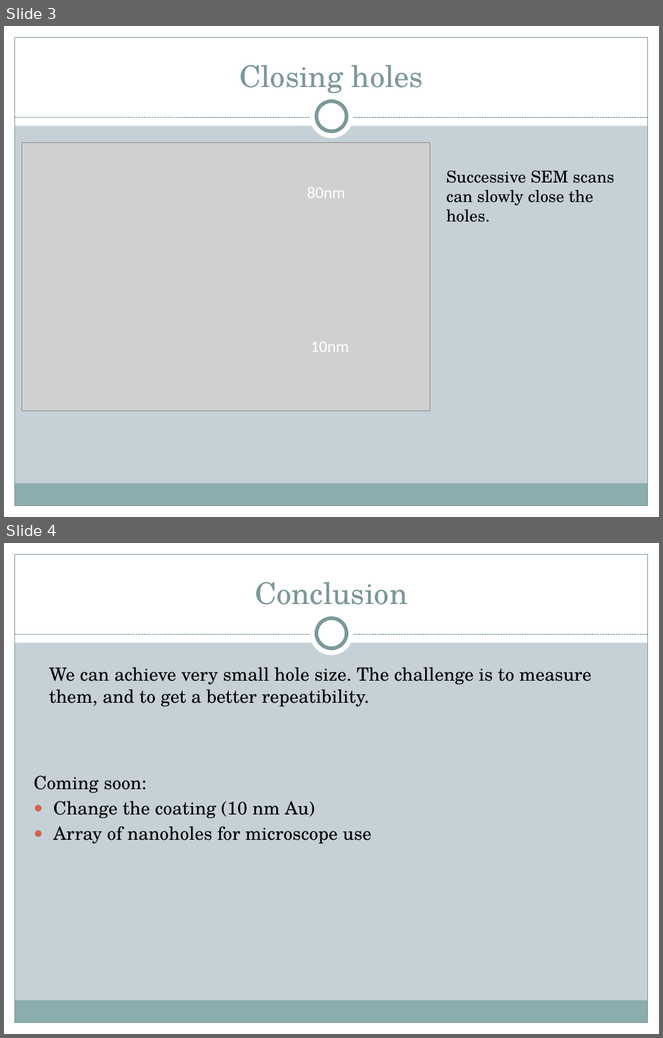
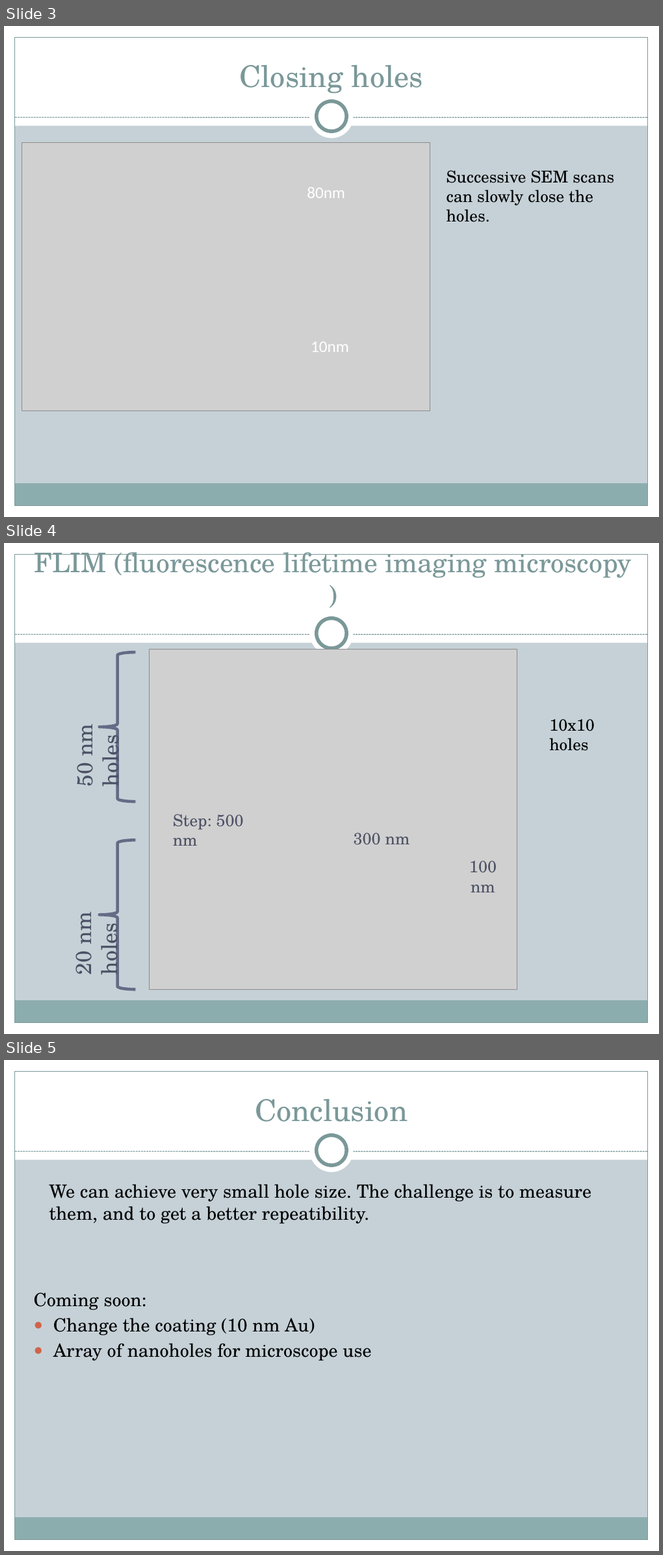
Before and after one commit to AdrienMau/Australie, a slide deck: Presentation/19juillet/Presentation-StageSwinburne-19Juillet.pptx. Shown one above the other, each under a label of ours: slides 3 and 4 before the commit, slides 3, 4 and 5 after it. The pictures are 663x1038 and 663x1555 pixels, drawn with LibreOffice and Linux fonts; fonts in the diff are those of the drawing; grey boxes stand for pictures. Boxes give left, top, right and bottom in pixels: in the first picture for what was removed or moved away, otherwise in the second. Text is boxed around its words. In the diff, an @@ line names an element or a change of style, - is before the commit and + after.

Commit message:
pres

```diff
--- a/Presentation/19juillet/Presentation-StageSwinburne-19Juillet.pptx
+++ b/Presentation/19juillet/Presentation-StageSwinburne-19Juillet.pptx
@@ slide 4 added at (4, 543, 659, 1034), background #C5D1D7; not listed: 9 template elements that a slide beside it also shows @@
@@ title added at (34, 552, 632, 578), 29.7 pt, text #7C999A @@
+FLIM (fluorescence lifetime imaging microscopy )
@@ left brace added at (100, 652, 136, 802), outline #646B86 3.25 pt @@
@@ picture added at (150, 649, 518, 989) @@
@@ text added at (68, 727, 126, 786), 24 pt, text #4B5064 @@
+50 nm holes
@@ text added at (549, 719, 595, 751), 18 pt, text #000000 @@
+10x10 holes
@@ text added at (173, 814, 244, 846), 18 pt, text #4B5064 @@
+Step: 500 nm
@@ text added at (354, 833, 410, 845), 18 pt, text #4B5064 @@
+300 nm
@@ left brace added at (100, 841, 136, 990), outline #646B86 3.25 pt @@
@@ text added at (469, 861, 497, 893), 18 pt, text #4B5064 @@
+100 nm
@@ text added at (66, 915, 125, 975), 24 pt, text #4B5064 @@
+20 nm holes
@@ what was slide 4 is now slide 5 @@
```
